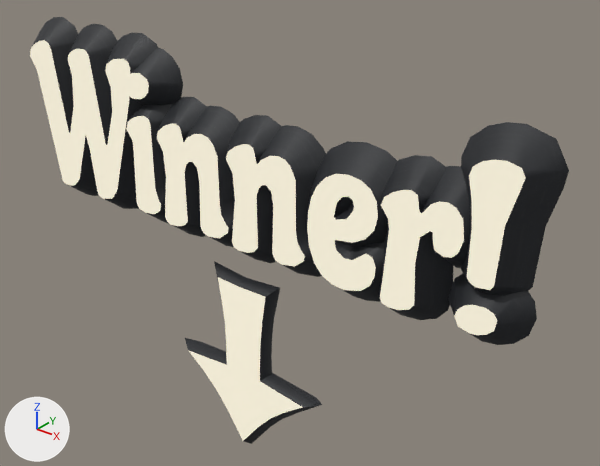
Renders of the glTF model dcl/assets/models/winner.gltf from each side of a commit.
One viewpoint serves both versions: a 50 mm lens placed at (0.737, -0.794, 2.876), pointed at (0.046, 0.069, 2.341). Arrows for +X, +Y and +Z are at lower left; the lights stay in place. The picture after the commit comes second. Both versions are drawn at frame 0 of the action 'Text.007'; the numbers are the values there.

In view in the first picture: 'Text.007', 'winner.arrow'.
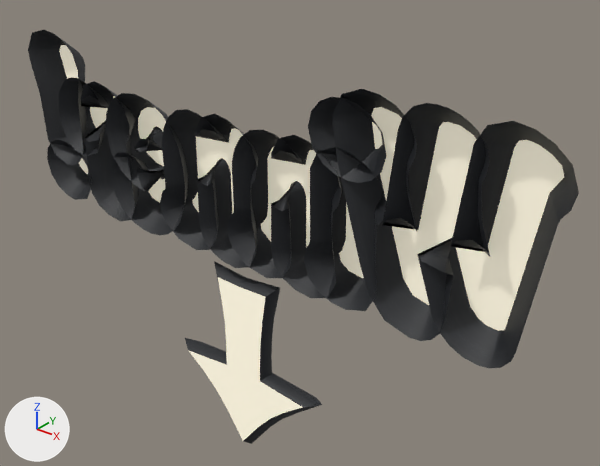
Pixel boxes (x1, y1, x2, y2) of what changed, in the pictures (600 x 466 px):
'Text.007', turned: before (30, 17, 569, 345); after (28, 30, 579, 368)

The change, as a list of edits to the scene's bpy script:
```text
Change ob_text_007:
    ob_text_007.rotation_euler: (1.571, 0.0, 0.0) -> (1.571, 0.0, -3.142)  # degrees (90, 0, 0) -> degrees (90, 0, -180)
```
